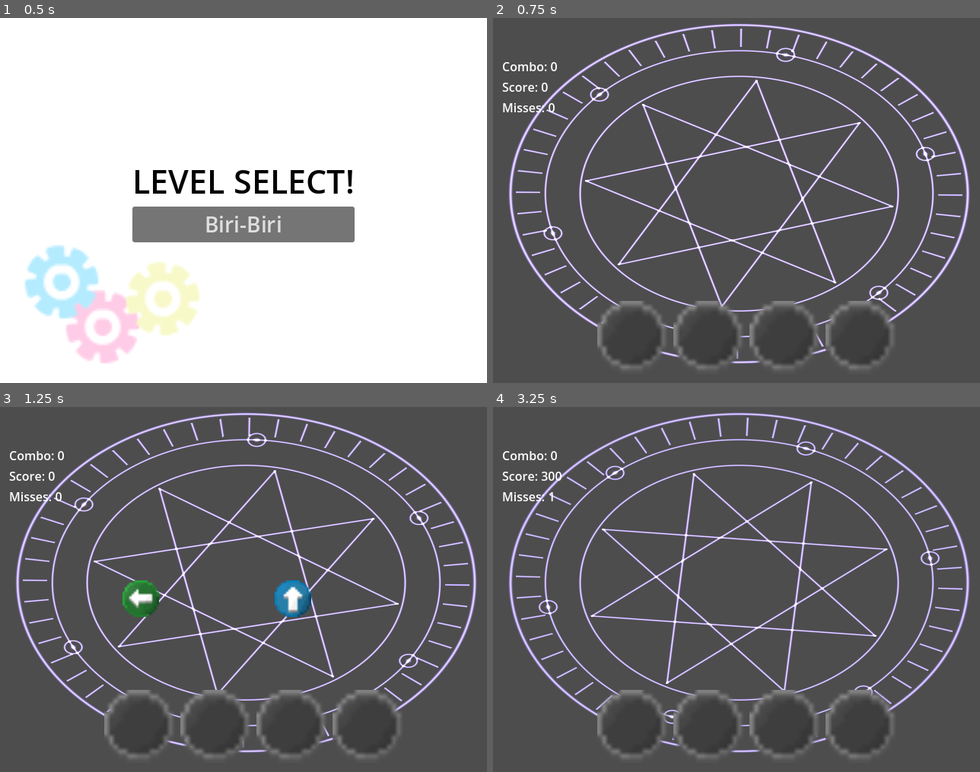
Above: before the commit, frames 1-4 (two rows, left to right).
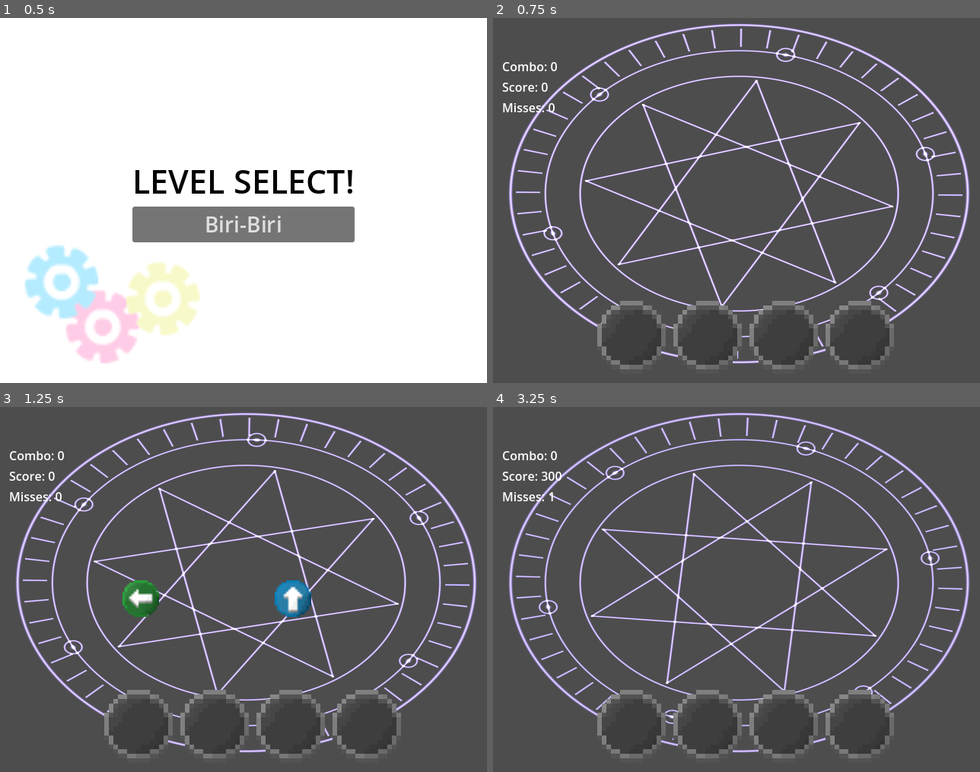
Above: after the commit, the same moments.

Repository: AngeliteApril/Haven-Rhythm-Game
Game: Godot game, scene res://scenes/level_select.tscn
Same seed, same stepped clock (60 frames per second), same inputs: the game is played once before the commit and once after it.
Inputs:
- Up to frame 1 (0.5 s): no input
- Up to frame 2 (0.75 s): click "Biri-Biri" at 0.5 s
- Up to frame 3 (1.25 s): no input
- Up to frame 4 (3.25 s): hold Up (ui_up) 1.28-2.78 s; hold Left (ui_left) from 2.78 s (still down)

Frame 1 is identical in both runs. In frame 2, 0.4% of the frame differs, in the area x 21-83%, y 77-97%; in frame 3, 0.4%; in frame 4, 0.4%.

Commit message:
fixed the pixel art textures looking like ass

Diff:
--- a/main.tscn
+++ b/main.tscn
@@ -389,6 +389,7 @@
 }
 
 [sub_resource type="SystemFont" id="SystemFont_0a554"]
+subpixel_positioning = 0
 
 [sub_resource type="Theme" id="Theme_ucufk"]
 default_font = SubResource("SystemFont_0a554")
@@ -413,15 +414,19 @@
 shape = SubResource("RectangleShape2D_ucufk")
 
 [node name="LeftTarget" parent="Detector" unique_id=2039232801 instance=ExtResource("7_272bh")]
+texture_filter = 1
 position = Vector2(185, 420)
 
 [node name="DownTarget" parent="Detector" unique_id=1491210754 instance=ExtResource("7_272bh")]
+texture_filter = 1
 position = Vector2(285, 420)
 
 [node name="UpTarget" parent="Detector" unique_id=1696948390 instance=ExtResource("7_272bh")]
+texture_filter = 1
 position = Vector2(385, 420)
 
 [node name="RightTarget" parent="Detector" unique_id=276845165 instance=ExtResource("7_272bh")]
+texture_filter = 1
 position = Vector2(485, 420)
 
 [node name="Area2D2" type="Area2D" parent="Detector" unique_id=1687947037]
@@ -431,6 +436,7 @@
 shape = SubResource("RectangleShape2D_0a554")
 
 [node name="ArrowGenerator" parent="." unique_id=1917168019 instance=ExtResource("2_h2yge")]
+texture_filter = 1
 position = Vector2(285, 0)
 
 [node name="ArrowGeneratorUp" parent="." unique_id=925812116 instance=ExtResource("3_1bvp3")]
